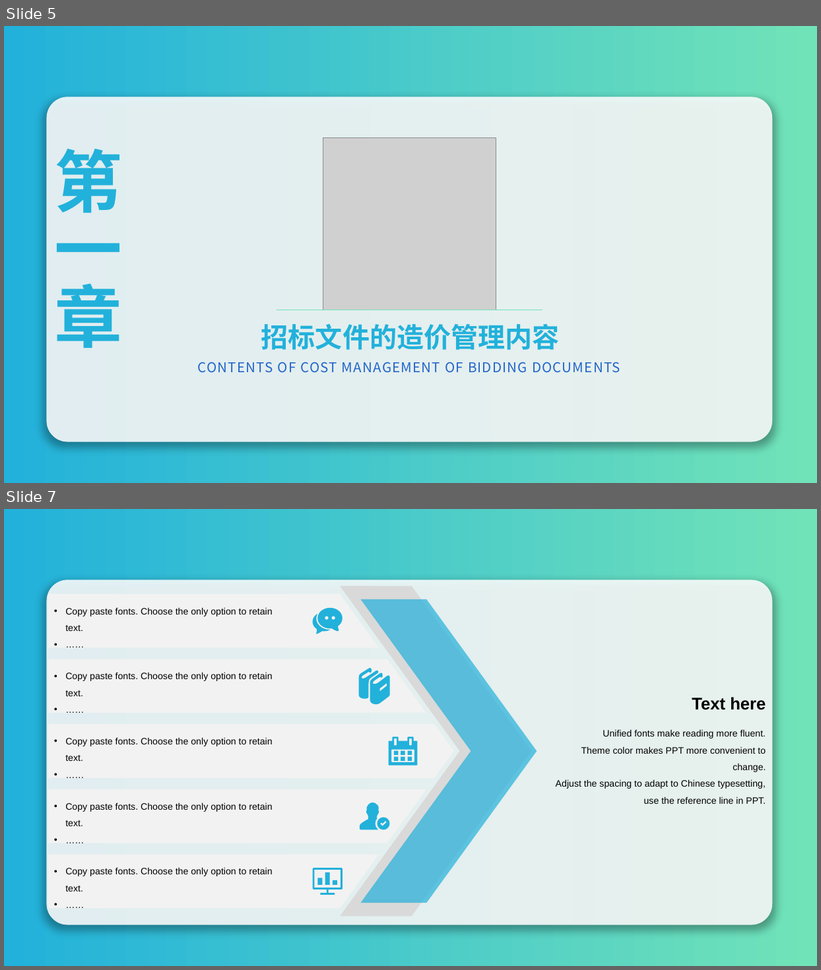
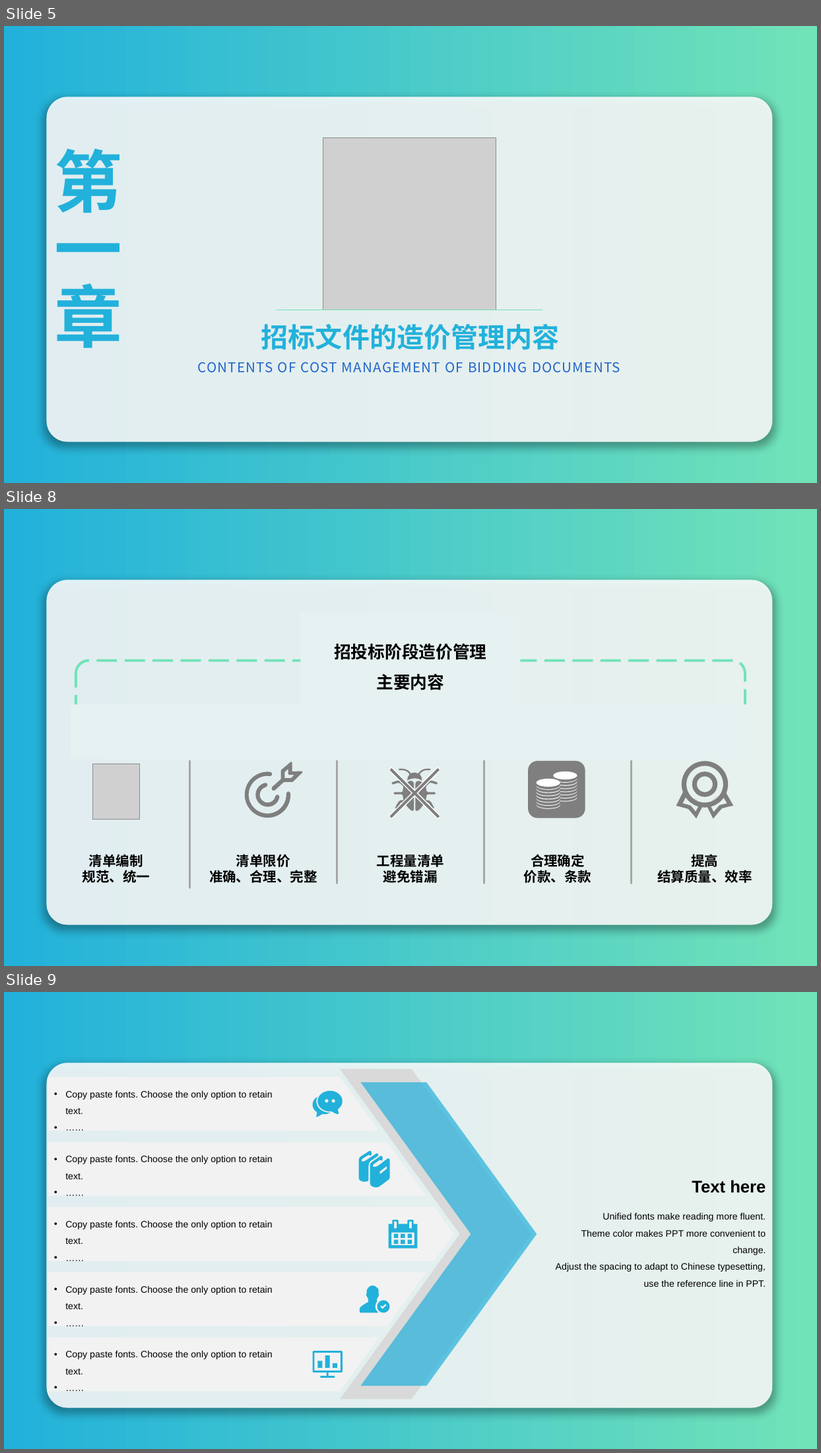
Before and after one commit to nanalilo/-PPT-, a slide deck: 生产中，工程造价管理基础一课通（四）.pptx. Shown one above the other, each under a label of ours: slides 5 and 7 before the commit, slides 5, 8 and 9 after it; the slides between them are not shown. The pictures are 821x970 and 821x1453 pixels, drawn with LibreOffice and Linux fonts; fonts in the diff are those of the drawing; grey boxes stand for pictures; background and template pictures are left out. Boxes give left, top, right and bottom in pixels: in the first picture for what was removed or moved away, otherwise in the second. Text is boxed around its words. In the diff, an @@ line names an element or a change of style, - is before the commit and + after.

```diff
--- a/生产中，工程造价管理基础一课通（四）.pptx
+++ b/生产中，工程造价管理基础一课通（四）.pptx
@@ slide 8 added at [4,509,817,966], background #FFFFFF; not listed: 2 template elements that a slide beside it also shows @@
@@ rectangle added at [300,613,520,707], fill #E6F1F1 @@
@@ text added at [334,644,486,691], 20 pt, text #000000, bold @@
+招投标阶段造价管理
+主要内容
@@ rounded rectangle added at [76,661,745,738], outline #27B4DB 3 pt dashed @@
@@ rectangle added at [71,705,750,760], fill #E6F1F1 @@
@@ freeform shape added at [366,745,463,842], fill #7F7F7F, outline #FFFFFF 1 pt @@
@@ picture added at [93,764,140,820] @@
@@ line added from (190, 761) to (190, 889), #A6A6A6 2 pt @@
@@ freeform shape added at [273,762,302,790], fill #7F7F7F, outline #7F7F7F 2 pt @@
@@ line added from (337, 761) to (337, 883), #A6A6A6 2 pt @@
@@ line added from (484, 761) to (484, 883), #A6A6A6 2 pt @@
@@ line added from (632, 761) to (632, 883), #A6A6A6 2 pt @@
@@ donut added at [682,762,728,808], fill #7F7F7F @@
@@ freeform shape added at [246,773,290,818], fill #7F7F7F, outline #7F7F7F 2 pt @@
@@ freeform shape added at [257,784,279,807], fill #7F7F7F, outline #7F7F7F 2 pt @@
@@ freeform shape added at [392,769,438,811], fill #7F7F7F @@
@@ group added at [537,779,560,799]: 8 ellipses @@
@@ group added at [554,772,578,791]: 8 ellipses @@
@@ donut added at [692,772,718,797], fill #7F7F7F @@
@@ group added at [528,761,585,819]: 16 ellipses, 1 rounded rectangle @@
@@ freeform shape added at [677,789,704,819], fill #7F7F7F @@
@@ freeform shape added at [706,789,733,819], fill #7F7F7F @@
@@ text added at [83,854,150,883], 16 pt, text #000000, bold @@
+清单编制
+规范、统一
@@ text added at [209,854,318,883], 16 pt, text #000000, bold @@
+清单限价
+准确、合理、完整
@@ text added at [377,854,444,886], 16 pt, text #000000, bold @@
+工程量清单
+避免错漏
@@ text added at [524,854,591,883], 16 pt, text #000000, bold @@
+合理确定
+价款、条款
@@ text added at [657,852,752,883], 16 pt, text #000000, bold @@
+提高
+结算质量、效率
@@ what was slide 7 is now slide 9 @@
```
Also in this commit, not shown: 1 slide changed, 1 other slide added, 1 slide removed.
